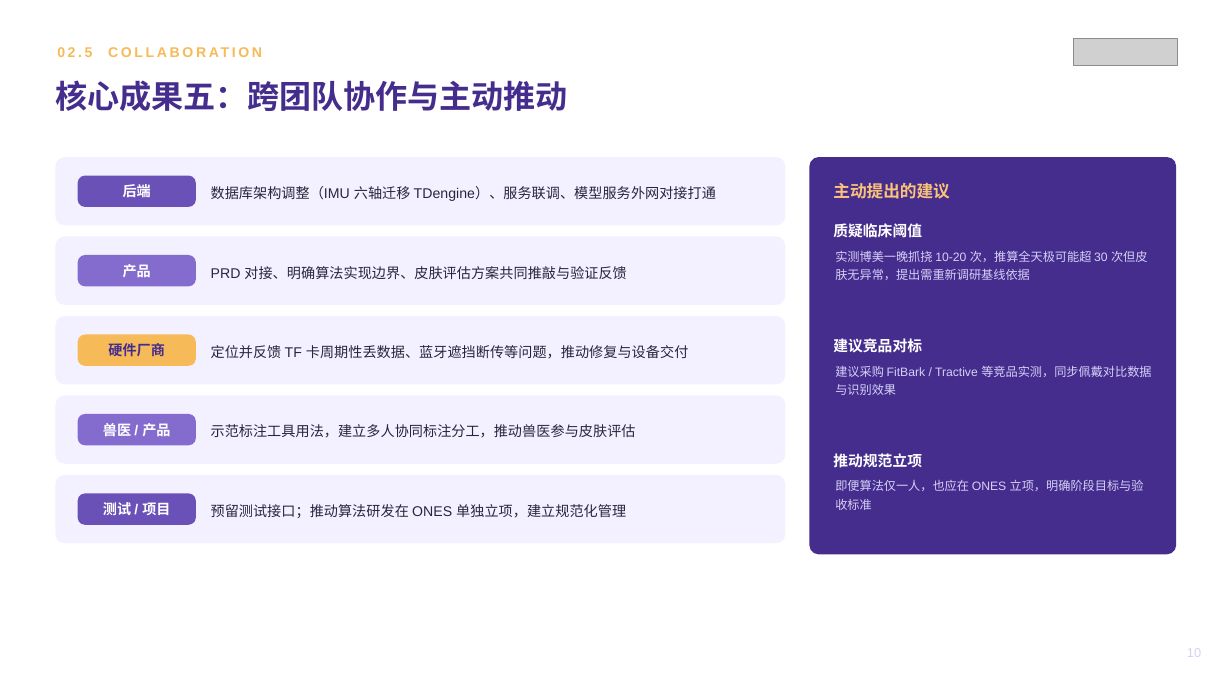
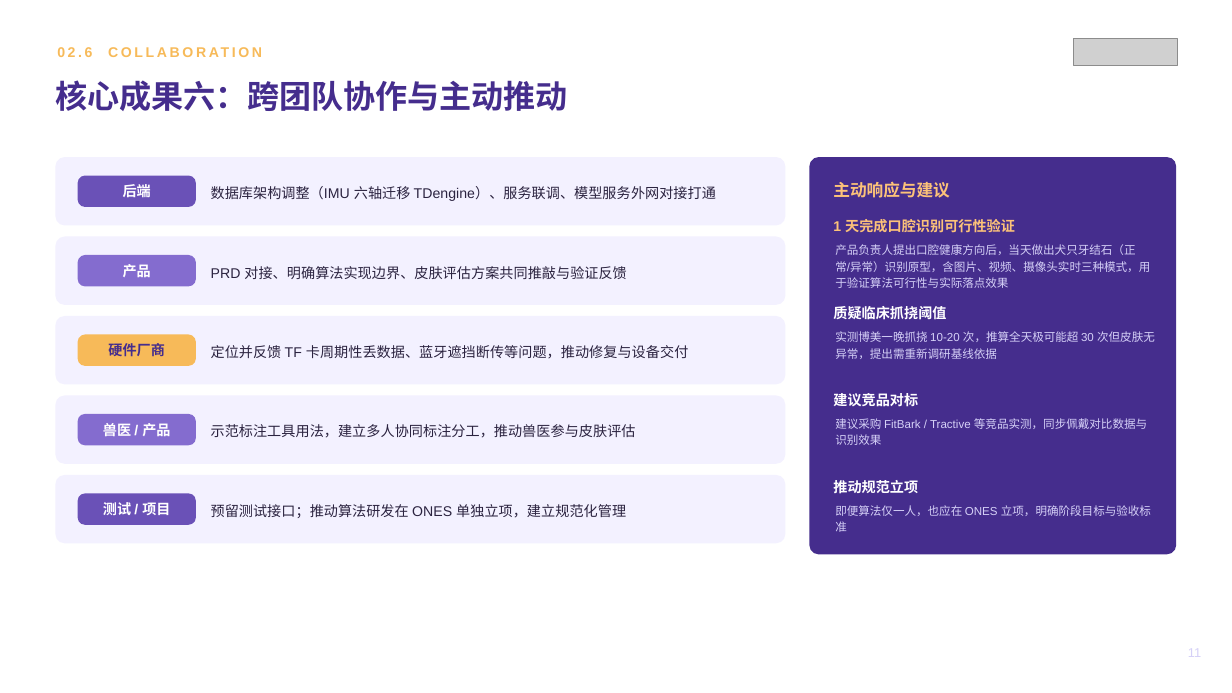
Before and after one commit to zhuyetuo/workplace_soft_skills, a slide deck: slide 11 of 转正述职/转正述职报告-朱业拓.pptx (slide 10 before the commit). Drawn at 1232x693 pixels with LibreOffice and Linux fonts; fonts in the diff are those of the drawing; grey boxes stand for pictures. Boxes give left, top, right and bottom in pixels: in the first picture for what was removed or moved away, otherwise in the second. Text is boxed around its words. In the diff, an @@ line names an element or a change of style, - is before the commit and + after.

```diff
--- a/转正述职/转正述职报告-朱业拓.pptx
+++ b/转正述职/转正述职报告-朱业拓.pptx
@@ text at [57,47,92,57]: text changed @@
-02.5 COLLABORATION
+02.6 COLLABORATION
@@ text at [55,80,568,111]: text changed @@
-核心成果五：跨团队协作与主动推动
+核心成果六：跨团队协作与主动推动
@@ text at [833,181,950,198]: text changed @@
-主动提出的建议
+主动响应与建议
@@ text added at [833,219,1015,233], 11 pt, text #FCC279, bold @@
+1 天完成口腔识别可行性验证
@@ text added at [835,244,1150,288], 9 pt, text #D5D0F7 @@
+产品负责人提出口腔健康方向后，当天做出犬只牙结石（正常/异常）识别原型，含图片、视频、摄像头实时三种模式，用于验证算法可行性与实际落点效果
@@ text at [833,304,946,322]: text changed; size 11.5 to 11 pt @@
-质疑临床阈值
+质疑临床抓挠阈值
@@ size 9.5 to 9 pt; line spacing 1.25 to 1.2 in 3 elements at [835,505,1151,532], [835,418,1147,445], [835,331,1155,359] @@
@@ text "实测博美一晚抓挠 10-20 次，推算全天极可能超 30 次但皮肤无异常，提出需重新调研基线依据": place and size @@
-text "实测博美一晚抓挠 10-20 次，推算全天极可能超 30 次但皮肤无异常，提出需重新调研基线依据" at [835,251,1147,280]
+text "实测博美一晚抓挠 10-20 次，推算全天极可能超 30 次但皮肤无异常，提出需重新调研基线依据" at [835,331,1155,359]
@@ text "建议竞品对标" at [833,393,918,406]: size 11.5 to 11 pt @@
@@ text "建议竞品对标": place and size @@
-text "建议竞品对标" at [833,338,922,353]
+text "建议竞品对标" at [833,393,918,406]
@@ text "建议采购 FitBark / Tractive 等竞品实测，同步佩戴对比数据与识别效果": place and size @@
-text "建议采购 FitBark / Tractive 等竞品实测，同步佩戴对比数据与识别效果" at [835,366,1151,395]
+text "建议采购 FitBark / Tractive 等竞品实测，同步佩戴对比数据与识别效果" at [835,418,1147,445]
@@ text "推动规范立项": place and size @@
-text "推动规范立项" at [833,453,922,468]
+text "推动规范立项" at [833,480,918,494]
@@ text "推动规范立项" at [833,480,918,494]: size 11.5 to 11 pt @@
@@ text "即便算法仅一人，也应在 ONES 立项，明确阶段目标与验收标准": place and size @@
-text "即便算法仅一人，也应在 ONES 立项，明确阶段目标与验收标准" at [835,480,1144,510]
+text "即便算法仅一人，也应在 ONES 立项，明确阶段目标与验收标准" at [835,505,1151,532]
@@ text at [1188,649,1201,657]: text changed @@
-10
+11
```
Also in this commit, not shown: 8 other slides changed, 2 slides added, 1 slide removed, 2 other files.
